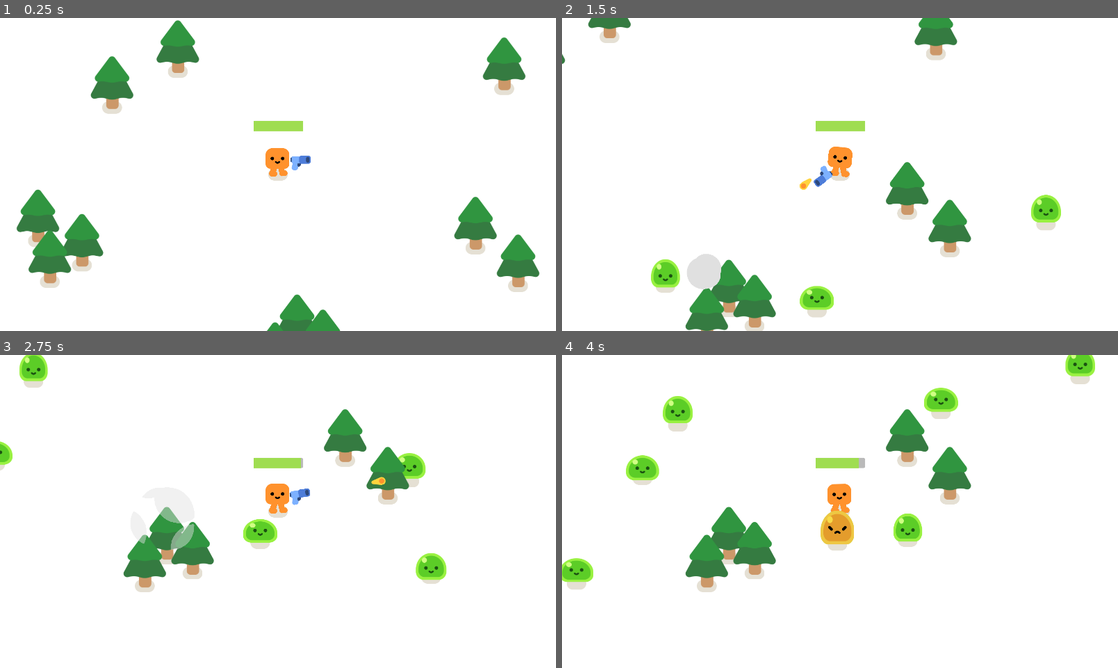
Above: before the commit, frames 1-4 (two rows, left to right).
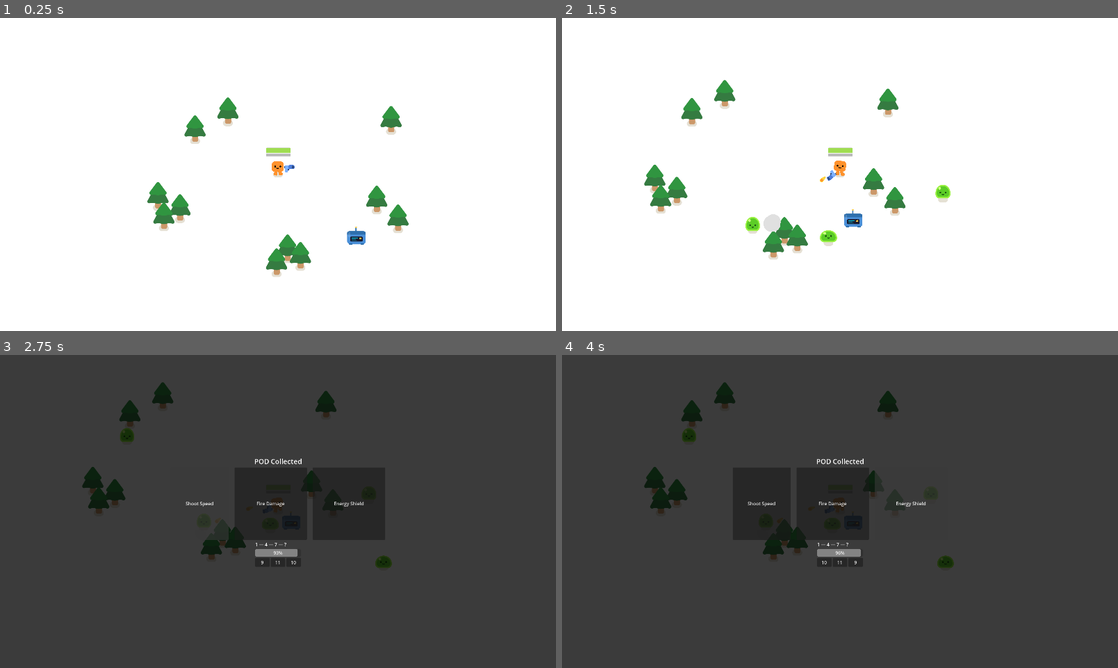
Above: after the commit, the same moments.

Repository: EnzoFernaszz/ArenaSV
Game: Godot game, scene res://Scenes/survivors_game.tscn
Two runs of this game, one before a commit and one after it. Both use one fixed random seed, a clock stepped at 60 frames per second and the inputs below. Before the commit the project starts from res://survivors_game.tscn.
Inputs (mouse positions are in pixels of both pictures, inside the frame that each line leads up to):
- Up to frame 1 (0.25 s): no input
- Up to frame 2 (1.5 s): hold D (move_right) 0.53-1.28 s; hold S (move_down) from 1.28 s (still down)
- Up to frame 3 (2.75 s): release S (move_down) at 2 s; click (200, 505) at 2 s, where only the run after the commit has a clickable "Shoot Speed"
- Up to frame 4 (4 s): click (834, 502) at 2.75 s, where only the run after the commit has a clickable "Fire Damage"; click (912, 502) at 3.5 s, where only the run after the commit has a clickable "Energy Shield"

The runs differ from the first frame. In frame 1, 11% of the frame differs, in the area x 3-97%, y 0-100%; in frame 2, 10%; in frame 3, 100%, in the area x 0-100%, y 0-100%; in frame 4, 100%.

Commit message:
Game 1.0.0 - Cards Upgrades

Diff:
--- a/bullet_2d.gd
+++ b/Scenes/bullet_2d.gd
@@ -18,4 +18,5 @@
 func _on_body_entered(body):
 	queue_free()
 	if body.has_method("take_damage"):
-		body.take_damage()
+		var player = get_tree().get_first_node_in_group("player")
+		body.take_damage(player.damage_multiplier)
--- a/bullet_2d.tscn
+++ b/Scenes/bullet_2d.tscn
@@ -1,6 +1,6 @@
 [gd_scene format=3 uid="uid://br65mgv2n0bbd"]
 
-[ext_resource type="Script" uid="uid://coarsyh1eafkp" path="res://bullet_2d.gd" id="1_lg2ne"]
+[ext_resource type="Script" uid="uid://coarsyh1eafkp" path="res://Scenes/bullet_2d.gd" id="1_lg2ne"]
 [ext_resource type="Texture2D" uid="uid://dftkbqwsfd68r" path="res://pistol/projectile.png" id="2_q0pid"]
 
 [sub_resource type="CircleShape2D" id="CircleShape2D_naqkr"]
--- /dev/null
+++ b/Scenes/chest.gd
@@ -0,0 +1,6 @@
+extends Area2D
+
+signal chest_touched
+
+func _on_body_entered(body: Node2D) -> void:
+	chest_touched.emit()
--- /dev/null
+++ b/Scenes/chest.tscn
@@ -0,0 +1,19 @@
+[gd_scene format=3 uid="uid://drijwrk5p8qm0"]
+
+[ext_resource type="Script" uid="uid://c4qdohi3u4qyh" path="res://Scenes/chest.gd" id="1_cjfl1"]
+[ext_resource type="Texture2D" uid="uid://e4q8me6nhunp" path="res://Sprites/ChestPod/pod_closed.png" id="1_lyb87"]
+
+[sub_resource type="RectangleShape2D" id="RectangleShape2D_cjfl1"]
+size = Vector2(186, 146)
+
+[node name="Chest" type="Area2D" unique_id=821155243]
+script = ExtResource("1_cjfl1")
+
+[node name="PodClosed" type="Sprite2D" parent="." unique_id=989690333]
+position = Vector2(6, -7)
+texture = ExtResource("1_lyb87")
+
+[node name="CollisionShape2D" type="CollisionShape2D" parent="." unique_id=1841741139]
+shape = SubResource("RectangleShape2D_cjfl1")
+
+[connection signal="body_entered" from="." to="." method="_on_body_entered"]
--- /dev/null
+++ b/Scenes/control.gd
@@ -0,0 +1,106 @@
+extends Control
+
+func _ready():
+	visible = false
+	card0.pressed.connect(_on_card_pressed.bind(card0))
+	card1.pressed.connect(_on_card_pressed.bind(card1))
+	card2.pressed.connect(_on_card_pressed.bind(card2))
+	ans0.pressed.connect(_on_answer_pressed.bind(ans0))
+	ans1.pressed.connect(_on_answer_pressed.bind(ans1))
+	ans2.pressed.connect(_on_answer_pressed.bind(ans2))
+
+const UPGRADES = [
+	{"name": "Fire Damage", "desc": "+25% damage", "type": "damage"},
+	{"name": "Shoot Speed", "desc": "+30% fire rate", "type": "speed"},
+	{"name": "Energy Shield", "desc": "+40 HP", "type": "shield"},
+]
+
+const QUESTIONS = [
+	{"seq": "3 — 6 — 9 — ?", "correct": 12, "options": [9, 12, 15]},
+	{"seq": "2 — 5 — 8 — ?", "correct": 11, "options": [10, 11, 13]},
+	{"seq": "10 — 7 — 4 — ?", "correct": 1,  "options": [1, 2, 3]},
+	{"seq": "4 — 8 — 12 — ?", "correct": 16, "options": [14, 16, 18]},
+	{"seq": "1 — 4 — 7 — ?",  "correct": 10, "options": [9, 10, 11]},
+]
+
+var selected_upgrade = null
+var current_question = null
+var timer_tween = null
+
+@onready var card0 = %Card0
+@onready var card1 = %Card1
+@onready var card2 = %Card2
+@onready var question_area = %QuestionArea
+@onready var sequence_label = %SequenceLabel
+@onready var timer_bar = %ProgressBar
+@onready var ans0 = %Answer0
+@onready var ans1 = %Answer1
+@onready var ans2 = %Answer2
+
+func show_screen():
+	visible = true
+	get_tree().paused = true
+	question_area.visible = false
+
+	var upgrades = UPGRADES.duplicate()
+	upgrades.shuffle()
+
+	card0.text = upgrades[0]["name"]
+	card1.text = upgrades[1]["name"]
+	card2.text = upgrades[2]["name"]
+
+	card0.set_meta("upgrade", upgrades[0])
+	card1.set_meta("upgrade", upgrades[1])
+	card2.set_meta("upgrade", upgrades[2])
+
+func _on_card_pressed(card):
+	selected_upgrade = card.get_meta("upgrade")
+	question_area.visible = true
+	_load_question()
+
+func _load_question():
+	current_question = QUESTIONS[randi() % QUESTIONS.size()]
+	sequence_label.text = current_question["seq"]
+
+	var options = current_question["options"].duplicate()
+	options.shuffle()
+	ans0.text = str(options[0])
+	ans1.text = str(options[1])
+	ans2.text = str(options[2])
+	ans0.set_meta("value", options[0])
+	ans1.set_meta("value", options[1])
+	ans2.set_meta("value", options[2])
+
+	timer_bar.value = 100
+	if timer_tween:
+		timer_tween.kill()
+	timer_tween = create_tween()
+	timer_tween.tween_property(timer_bar, "value", 0, 10.0)
+	timer_tween.tween_callback(_on_timeout)
+
+func _on_answer_pressed(button):
+	if timer_tween:
+		timer_tween.kill()
+	if button.get_meta("value") == current_question["correct"]:
+		_apply_upgrade()
+	else:
+		_spawn_punishment()
+	_close()
+
+func _on_timeout():
+	_close()
+
+func _apply_upgrade():
+	var player = get_tree().get_first_node_in_group("player")
+	match selected_upgrade["type"]:
+		"damage": player.damage_multiplier += 0.25
+		"speed":  player.get_node("Gun/Timer").wait_time *= 0.7
+		"shield":
+			player.shield = min(player.shield + 40.0, player.max_shield)
+
+func _spawn_punishment():
+	pass
+
+func _close():
+	visible = false
+	get_tree().paused = false
--- a/game.gd
+++ b/Scenes/game.gd
@@ -1,9 +1,10 @@
 extends Node2D
+
 
 
 func spawn_mob():
 	%PathFollow2D.progress_ratio = randf()
-	var new_mob = preload("res://mob.tscn").instantiate()
+	var new_mob = preload("res://Scenes/mob.tscn").instantiate()
 	new_mob.global_position = %PathFollow2D.global_position
 	add_child(new_mob)
 
@@ -15,3 +16,8 @@
 func _on_player_health_depleted():
 	%GameOver.show()
 	get_tree().paused = true
+
+
+func _on_chest_chest_touched() -> void:
+	%ChestTouched.visible = true
+	%ChestTouched.get_node("Control").show_screen()
--- a/gun.gd
+++ b/Scenes/gun.gd
@@ -9,7 +9,7 @@
 
 
 func shoot():
-	const BULLET = preload("res://bullet_2d.tscn")
+	const BULLET = preload("res://Scenes/bullet_2d.tscn")
 	var new_bullet = BULLET.instantiate()
 	new_bullet.global_transform = %ShootingPoint.global_transform
 	%ShootingPoint.add_child(new_bullet)
--- a/gun.tscn
+++ b/Scenes/gun.tscn
@@ -1,6 +1,6 @@
 [gd_scene format=3 uid="uid://cphcr81upg72i"]
 
-[ext_resource type="Script" uid="uid://bhbi365xsk225" path="res://gun.gd" id="1_sluxj"]
+[ext_resource type="Script" uid="uid://bhbi365xsk225" path="res://Scenes/gun.gd" id="1_sluxj"]
 [ext_resource type="Texture2D" uid="uid://cswb5do8rrj7q" path="res://pistol/pistol.png" id="2_idur6"]
 
 [sub_resource type="CircleShape2D" id="CircleShape2D_nthgb"]
--- a/mob.gd
+++ b/Scenes/mob.gd
@@ -19,11 +19,13 @@
 	move_and_slide()
 
 
-func take_damage():
+func take_damage(amount = 1.0):
 	%Slime.play_hurt()
-	health -= 1
-
-	if health == 0:
+	health -= amount
+	if health <= 0:
+		%Slime.play_hurt()
+		health -= 1
+	if health <= 0:
 		var smoke_scene = preload("res://smoke_explosion/smoke_explosion.tscn")
 		var smoke = smoke_scene.instantiate()
 		get_parent().add_child(smoke)
--- a/mob.tscn
+++ b/Scenes/mob.tscn
@@ -1,6 +1,6 @@
 [gd_scene format=3 uid="uid://d2m608gyssept"]
 
-[ext_resource type="Script" uid="uid://ojg88pe48jk5" path="res://mob.gd" id="1_xhyow"]
+[ext_resource type="Script" uid="uid://ojg88pe48jk5" path="res://Scenes/mob.gd" id="1_xhyow"]
 [ext_resource type="PackedScene" uid="uid://ogik4s70pgwl" path="res://characters/slime/slime.tscn" id="3_n2uyc"]
 
 [sub_resource type="CircleShape2D" id="CircleShape2D_ypitm"]
@@ -8,6 +8,8 @@
 
 [node name="Mob" type="CharacterBody2D" unique_id=1758012314]
 collision_layer = 2
+motion_mode = 1
+platform_floor_layers = 4294901760
 script = ExtResource("1_xhyow")
 
 [node name="Slime" parent="." unique_id=339565775 instance=ExtResource("3_n2uyc")]
--- a/player.gd
+++ b/Scenes/player.gd
@@ -3,25 +3,35 @@
 signal health_depleted
 
 var health = 100.0
+var damage_multiplier = 1.0
+var max_health = 100
+var shield = 0.0
+var max_shield = 50.0
 
 
 func _physics_process(delta):
 	const SPEED = 600.0
 	var direction = Input.get_vector("move_left", "move_right", "move_up", "move_down")
 	velocity = direction * SPEED
-
 	move_and_slide()
-
 	if velocity.length() > 0.0:
 		%HappyBoo.play_walk_animation()
 	else:
 		%HappyBoo.play_idle_animation()
-
-	# Taking damage
+	# Taking damage — shield absorbs first
 	const DAMAGE_RATE = 6.0
 	var overlapping_mobs = %HurtBox.get_overlapping_bodies()
 	if overlapping_mobs:
-		health -= DAMAGE_RATE * overlapping_mobs.size() * delta
-		%HealthBar.value = health
+		var damage = DAMAGE_RATE * overlapping_mobs.size() * delta
+		if shield > 0.0:
+			shield -= damage
+			if shield < 0.0:
+				# damage overflow spills into health
+				health += shield
+				shield = 0.0
+		else:
+			health -= damage
 		if health <= 0.0:
 			health_depleted.emit()
+	%HealthBar.value = health
+	%ShieldBar.value = shield
--- a/player.tscn
+++ b/Scenes/player.tscn
@@ -1,8 +1,8 @@
 [gd_scene format=3 uid="uid://dsw8raqgacxsc"]
 
-[ext_resource type="Script" uid="uid://bjpua3hfywlnl" path="res://player.gd" id="1_73bic"]
+[ext_resource type="Script" uid="uid://bjpua3hfywlnl" path="res://Scenes/player.gd" id="1_73bic"]
 [ext_resource type="PackedScene" uid="uid://pbmyh1qru7p" path="res://characters/happy_boo/happy_boo.tscn" id="2_bl5ih"]
-[ext_resource type="PackedScene" uid="uid://cphcr81upg72i" path="res://gun.tscn" id="3_bt0kc"]
+[ext_resource type="PackedScene" uid="uid://cphcr81upg72i" path="res://Scenes/gun.tscn" id="3_bt0kc"]
 
 [sub_resource type="RectangleShape2D" id="RectangleShape2D_csncd"]
 size = Vector2(66, 38)
@@ -13,8 +13,12 @@
 [sub_resource type="StyleBoxFlat" id="StyleBoxFlat_a5sny"]
 bg_color = Color(0.623529, 0.866667, 0.317647, 1)
 
-[node name="Player" type="CharacterBody2D" unique_id=1546396198]
+[sub_resource type="StyleBoxFlat" id="StyleBoxFlat_6t5aa"]
+bg_color = Color(5.5167266e-06, 0.71591944, 0.88397527, 1)
+
+[node name="Player" type="CharacterBody2D" unique_id=1546396198 groups=["player"]]
 motion_mode = 1
+platform_floor_layers = 4294901760
 script = ExtResource("1_73bic")
 
 [node name="HappyBoo" parent="." unique_id=984748070 instance=ExtResource("2_bl5ih")]
@@ -24,6 +28,7 @@
 shape = SubResource("RectangleShape2D_csncd")
 
 [node name="Camera2D" type="Camera2D" parent="." unique_id=473099899]
+zoom = Vector2(0.5, 0.5)
 
 [node name="Gun" parent="." unique_id=1561364329 instance=ExtResource("3_bt0kc")]
 position = Vector2(0, -40)
@@ -47,3 +52,13 @@
 theme_override_styles/fill = SubResource("StyleBoxFlat_a5sny")
 value = 100.0
 show_percentage = false
+
+[node name="ShieldBar" type="ProgressBar" parent="." unique_id=1460900356]
+unique_name_in_owner = true
+z_index = 100
+offset_left = -83.0
+offset_top = -146.0
+offset_right = 87.0
+offset_bottom = -125.0
+theme_override_styles/fill = SubResource("StyleBoxFlat_6t5aa")
+show_percentage = false
--- /dev/null
+++ b/Scenes/survivors_game.tscn
@@ -0,0 +1,211 @@
+[gd_scene format=3 uid="uid://dun1cpardk2xw"]
+
+[ext_resource type="Script" uid="uid://dsgxioo8wstff" path="res://Scenes/game.gd" id="1_qclsr"]
+[ext_resource type="PackedScene" uid="uid://dsw8raqgacxsc" path="res://Scenes/player.tscn" id="2_a7q7f"]
+[ext_resource type="PackedScene" uid="uid://c2qg1nuvfnd4q" path="res://trees/pine_tree.tscn" id="3_6h7ij"]
+[ext_resource type="Script" uid="uid://cn6u4ilrnd7yk" path="res://Scenes/control.gd" id="3_eua6o"]
+[ext_resource type="PackedScene" uid="uid://drijwrk5p8qm0" path="res://Scenes/chest.tscn" id="3_fk7m3"]
+
+[sub_resource type="Curve2D" id="Curve2D_cp6e5"]
+_data = {
+"points": PackedVector2Array(0, 0, 0, 0, -1055, -697, 0, 0, 0, 0, 1057, -697, 0, 0, 0, 0, 1057, 671, 0, 0, 0, 0, -1055, 663, 0, 0, 0, 0, -1055, -689)
+}
+point_count = 5
+
+[node name="Game" type="Node2D" unique_id=327747119]
+y_sort_enabled = true
+script = ExtResource("1_qclsr")
+
+[node name="Timer" type="Timer" parent="." unique_id=173639759]
+wait_time = 0.3
+autostart = true
+
+[node name="Player" parent="." unique_id=1174028023 instance=ExtResource("2_a7q7f")]
+
+[node name="Path2D" type="Path2D" parent="Player" unique_id=1949369106]
+curve = SubResource("Curve2D_cp6e5")
+
+[node name="PathFollow2D" type="PathFollow2D" parent="Player/Path2D" unique_id=949713007]
+unique_name_in_owner = true
+position = Vector2(-1055, -697)
+
+[node name="GameOver" type="CanvasLayer" parent="." unique_id=880031702]
+unique_name_in_owner = true
+visible = false
+
+[node name="ColorRect" type="ColorRect" parent="GameOver" unique_id=1711581986]
+anchors_preset = 15
+anchor_right = 1.0
+anchor_bottom = 1.0
+grow_horizontal = 2
+grow_vertical = 2
+color = Color(0, 0, 0, 0.439216)
+
+[node name="Label" type="Label" parent="GameOver/ColorRect" unique_id=970741770]
+unique_name_in_owner = true
+layout_mode = 1
+anchors_preset = 8
+anchor_left = 0.5
+anchor_top = 0.5
+anchor_right = 0.5
+anchor_bottom = 0.5
+offset_left = -358.0
+offset_top = -107.0
+offset_right = 358.0
+offset_bottom = 107.0
+grow_horizontal = 2
+grow_vertical = 2
+theme_override_font_sizes/font_size = 124
+text = "Game Over"
+horizontal_alignment = 1
+vertical_alignment = 1
+
+[node name="ChestTouched" type="CanvasLayer" parent="." unique_id=88419565]
+unique_name_in_owner = true
+process_mode = 3
+layer = 10
+
+[node name="Control" type="Control" parent="ChestTouched" unique_id=1362487742]
+process_mode = 3
+layout_mode = 3
+anchors_preset = 15
+anchor_right = 1.0
+anchor_bottom = 1.0
+grow_horizontal = 2
+grow_vertical = 2
+script = ExtResource("3_eua6o")
+
+[node name="ColorRect" type="ColorRect" parent="ChestTouched/Control" unique_id=723179786]
+layout_mode = 1
+anchors_preset = 15
+anchor_right = 1.0
+anchor_bottom = 1.0
+grow_horizontal = 2
+grow_vertical = 2
+color = Color(0, 0, 0, 0.76862746)
+
+[node name="VBoxContainer" type="VBoxContainer" parent="ChestTouched/Control" unique_id=1995565992]
+layout_mode = 1
+anchors_preset = 8
+anchor_left = 0.5
+anchor_top = 0.5
+anchor_right = 0.5
+anchor_bottom = 0.5
+offset_left = -734.5
+offset_top = -183.0
+offset_right = 734.5
+offset_bottom = 183.0
+grow_horizontal = 2
+grow_vertical = 2
+
+[node name="TitleLabel" type="Label" parent="ChestTouched/Control/VBoxContainer" unique_id=1217521120]
+layout_mode = 2
+size_flags_horizontal = 4
+theme_override_font_sizes/font_size = 24
+text = "POD Collected"
+
+[node name="HBoxContainer (cards)" type="HBoxContainer" parent="ChestTouched/Control/VBoxContainer" unique_id=1706578002]
+layout_mode = 2
+size_flags_horizontal = 4
+size_flags_vertical = 4
+theme_override_constants/separation = 20
+
+[node name="Card0" type="Button" parent="ChestTouched/Control/VBoxContainer/HBoxContainer (cards)" unique_id=1919586812]
+unique_name_in_owner = true
+custom_minimum_size = Vector2(200, 250)
+layout_mode = 2
+
+[node name="Card1" type="Button" parent="ChestTouched/Control/VBoxContainer/HBoxContainer (cards)" unique_id=872200152]
+unique_name_in_owner = true
+custom_minimum_size = Vector2(250, 200)
+layout_mode = 2
+
+[node name="Card2" type="Button" parent="ChestTouched/Control/VBoxContainer/HBoxContainer (cards)" unique_id=1897268752]
+unique_name_in_owner = true
+custom_minimum_size = Vector2(250, 200)
+layout_mode = 2
+
+[node name="QuestionArea" type="VBoxContainer" parent="ChestTouched/Control/VBoxContainer" unique_id=630085077]
+unique_name_in_owner = true
+visible = false
+layout_mode = 2
+size_flags_horizontal = 4
+size_flags_vertical = 4
+
+[node name="SequenceLabel" type="Label" parent="ChestTouched/Control/VBoxContainer/QuestionArea" unique_id=1131666868]
+unique_name_in_owner = true
+layout_mode = 2
+
+[node name="ProgressBar" type="ProgressBar" parent="ChestTouched/Control/VBoxContainer/QuestionArea" unique_id=1703181350]
+unique_name_in_owner = true
+layout_mode = 2
+
+[node name="HBoxContainer (answers)" type="HBoxContainer" parent="ChestTouched/Control/VBoxContainer/QuestionArea" unique_id=498580276]
+layout_mode = 2
+size_flags_horizontal = 4
+size_flags_vertical = 4
+
+[node name="Answer0" type="Button" parent="ChestTouched/Control/VBoxContainer/QuestionArea/HBoxContainer (answers)" unique_id=816673070]
+unique_name_in_owner = true
+custom_minimum_size = Vector2(50, 25)
+layout_mode = 2
+
+[node name="Answer1" type="Button" parent="ChestTouched/Control/VBoxContainer/QuestionArea/HBoxContainer (answers)" unique_id=506553295]
+unique_name_in_owner = true
+custom_minimum_size = Vector2(50, 25)
+layout_mode = 2
+
+[node name="Answer2" type="Button" parent="ChestTouched/Control/VBoxContainer/QuestionArea/HBoxContainer (answers)" unique_id=1016770168]
+unique_name_in_owner = true
+custom_minimum_size = Vector2(50, 25)
+layout_mode = 2
+
+[node name="CanvasLayer" type="CanvasLayer" parent="." unique_id=1066809076]
+layer = -32
+
+[node name="ColorRect" type="ColorRect" parent="CanvasLayer" unique_id=980385255]
+anchors_preset = 15
+anchor_right = 1.0
+anchor_bottom = 1.0
+grow_horizontal = 2
+grow_vertical = 2
+
+[node name="Chest" parent="." unique_id=821155243 instance=ExtResource("3_fk7m3")]
+position = Vector2(535, 433)
+
+[node name="PineTree" parent="." unique_id=1536469701 instance=ExtResource("3_6h7ij")]
+position = Vector2(66, 591)
+
+[node name="PineTree2" parent="." unique_id=896816878 instance=ExtResource("3_6h7ij")]
+position = Vector2(155, 643)
+
+[node name="PineTree3" parent="." unique_id=466383871 instance=ExtResource("3_6h7ij")]
+position = Vector2(-9.99997, 687)
+
+[node name="PineTree4" parent="." unique_id=50880364 instance=ExtResource("3_6h7ij")]
+position = Vector2(682, 254)
+
+[node name="PineTree5" parent="." unique_id=1152293371 instance=ExtResource("3_6h7ij")]
+position = Vector2(829, 384)
+
+[node name="PineTree11" parent="." unique_id=1342470195 instance=ExtResource("3_6h7ij")]
+position = Vector2(781, -296)
+
+[node name="PineTree6" parent="." unique_id=658083171 instance=ExtResource("3_6h7ij")]
+position = Vector2(-677, 313)
+
+[node name="PineTree7" parent="." unique_id=767266513 instance=ExtResource("3_6h7ij")]
+position = Vector2(-788, 370)
+
+[node name="PineTree8" parent="." unique_id=1473712656 instance=ExtResource("3_6h7ij")]
+position = Vector2(-829, 229)
+
+[node name="PineTree9" parent="." unique_id=2039282013 instance=ExtResource("3_6h7ij")]
+position = Vector2(-346, -355)
+
+[node name="PineTree10" parent="." unique_id=1043826134 instance=ExtResource("3_6h7ij")]
+position = Vector2(-573, -231)
+
+[connection signal="timeout" from="Timer" to="." method="_on_timer_timeout"]
+[connection signal="health_depleted" from="Player" to="." method="_on_player_health_depleted"]
+[connection signal="chest_touched" from="Chest" to="." method="_on_chest_chest_touched"]
--- a/project.godot
+++ b/project.godot
@@ -75,7 +75,7 @@
 [application]
 
 config/name="Your First 2D Game With Godot 4 (GDQuest)"
-run/main_scene="res://survivors_game.tscn"
+run/main_scene="res://Scenes/survivors_game.tscn"
 config/features=PackedStringArray("4.6", "Forward Plus")
 config/icon="res://icon.png"
 
@@ -92,6 +92,10 @@
 [editor_plugins]
 
 enabled=PackedStringArray("res://addons/colorpicker_presets/plugin.cfg")
+
+[global_group]
+
+player=""
 
 [input]
 
--- a/survivors_game.tscn
+++ /dev/null
@@ -1,105 +0,0 @@
-[gd_scene format=3 uid="uid://dun1cpardk2xw"]
-
-[ext_resource type="Script" uid="uid://dsgxioo8wstff" path="res://game.gd" id="1_qclsr"]
-[ext_resource type="PackedScene" uid="uid://dsw8raqgacxsc" path="res://player.tscn" id="2_a7q7f"]
-[ext_resource type="PackedScene" uid="uid://c2qg1nuvfnd4q" path="res://trees/pine_tree.tscn" id="3_6h7ij"]
-
-[sub_resource type="Curve2D" id="Curve2D_cp6e5"]
-_data = {
-"points": PackedVector2Array(0, 0, 0, 0, -1055, -697, 0, 0, 0, 0, 1057, -697, 0, 0, 0, 0, 1057, 671, 0, 0, 0, 0, -1055, 663, 0, 0, 0, 0, -1055, -689)
-}
-point_count = 5
-
-[node name="Game" type="Node2D" unique_id=327747119]
-y_sort_enabled = true
-script = ExtResource("1_qclsr")
-
-[node name="Timer" type="Timer" parent="." unique_id=173639759]
-wait_time = 0.3
-autostart = true
-
-[node name="Player" parent="." unique_id=1174028023 instance=ExtResource("2_a7q7f")]
-
-[node name="Path2D" type="Path2D" parent="Player" unique_id=1949369106]
-curve = SubResource("Curve2D_cp6e5")
-
-[node name="PathFollow2D" type="PathFollow2D" parent="Player/Path2D" unique_id=949713007]
-unique_name_in_owner = true
-position = Vector2(-1055, -697)
-
-[node name="GameOver" type="CanvasLayer" parent="." unique_id=880031702]
-unique_name_in_owner = true
-visible = false
-
-[node name="ColorRect" type="ColorRect" parent="GameOver" unique_id=1711581986]
-anchors_preset = 15
-anchor_right = 1.0
-anchor_bottom = 1.0
-grow_horizontal = 2
-grow_vertical = 2
-color = Color(0, 0, 0, 0.439216)
-
-[node name="Label" type="Label" parent="GameOver/ColorRect" unique_id=970741770]
-unique_name_in_owner = true
-layout_mode = 1
-anchors_preset = 8
-anchor_left = 0.5
-anchor_top = 0.5
-anchor_right = 0.5
-anchor_bottom = 0.5
-offset_left = -358.0
-offset_top = -107.0
-offset_right = 358.0
-offset_bottom = 107.0
-grow_horizontal = 2
-grow_vertical = 2
-theme_override_font_sizes/font_size = 124
-text = "Game Over"
-horizontal_alignment = 1
-vertical_alignment = 1
-
-[node name="CanvasLayer" type="CanvasLayer" parent="." unique_id=1066809076]
-layer = -32
-
-[node name="ColorRect" type="ColorRect" parent="CanvasLayer" unique_id=980385255]
-anchors_preset = 15
-anchor_right = 1.0
-anchor_bottom = 1.0
-grow_horizontal = 2
-grow_vertical = 2
-
-[node name="PineTree" parent="." unique_id=1536469701 instance=ExtResource("3_6h7ij")]
-position = Vector2(66, 591)
-
-[node name="PineTree2" parent="." unique_id=896816878 instance=ExtResource("3_6h7ij")]
-position = Vector2(155, 643)
-
-[node name="PineTree3" parent="." unique_id=466383871 instance=ExtResource("3_6h7ij")]
-position = Vector2(-9.99997, 687)
-
-[node name="PineTree4" parent="." unique_id=50880364 instance=ExtResource("3_6h7ij")]
-position = Vector2(682, 254)
-
-[node name="PineTree5" parent="." unique_id=1152293371 instance=ExtResource("3_6h7ij")]
-position = Vector2(829, 384)
-
-[node name="PineTree11" parent="." unique_id=1342470195 instance=ExtResource("3_6h7ij")]
-position = Vector2(781, -296)
-
-[node name="PineTree6" parent="." unique_id=658083171 instance=ExtResource("3_6h7ij")]
-position = Vector2(-677, 313)
-
-[node name="PineTree7" parent="." unique_id=767266513 instance=ExtResource("3_6h7ij")]
-position = Vector2(-788, 370)
-
-[node name="PineTree8" parent="." unique_id=1473712656 instance=ExtResource("3_6h7ij")]
-position = Vector2(-829, 229)
-
-[node name="PineTree9" parent="." unique_id=2039282013 instance=ExtResource("3_6h7ij")]
-position = Vector2(-346, -355)
-
-[node name="PineTree10" parent="." unique_id=1043826134 instance=ExtResource("3_6h7ij")]
-position = Vector2(-573, -231)
-
-[connection signal="timeout" from="Timer" to="." method="_on_timer_timeout"]
-[connection signal="health_depleted" from="Player" to="." method="_on_player_health_depleted"]
Renamed: bullet_2d.gd.uid -> Scenes/bullet_2d.gd.uid
Not shown, added: Scenes/chest.gd.uid
Not shown, added: Scenes/control.gd.uid
Renamed: game.gd.uid -> Scenes/game.gd.uid
Renamed: gun.gd.uid -> Scenes/gun.gd.uid
Renamed: mob.gd.uid -> Scenes/mob.gd.uid
Renamed: player.gd.uid -> Scenes/player.gd.uid
Binary file added: Sprites/ChestPod/pod_closed.png
Not shown, added: Sprites/ChestPod/pod_closed.png.import
Binary file added: Sprites/ChestPod/pod_open.png
Not shown, added: Sprites/ChestPod/pod_open.png.import
Binary file added: Sprites/ChestPod/pod_wrong.png
(and 1 more such lines)
